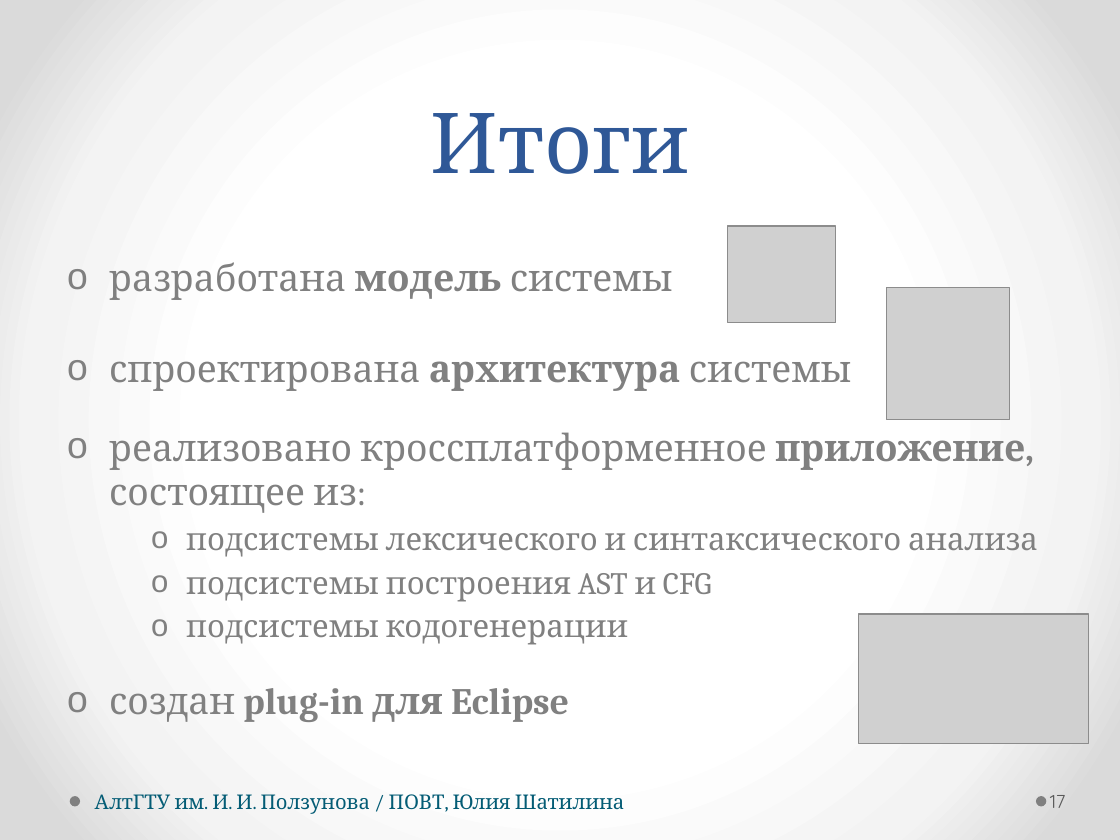
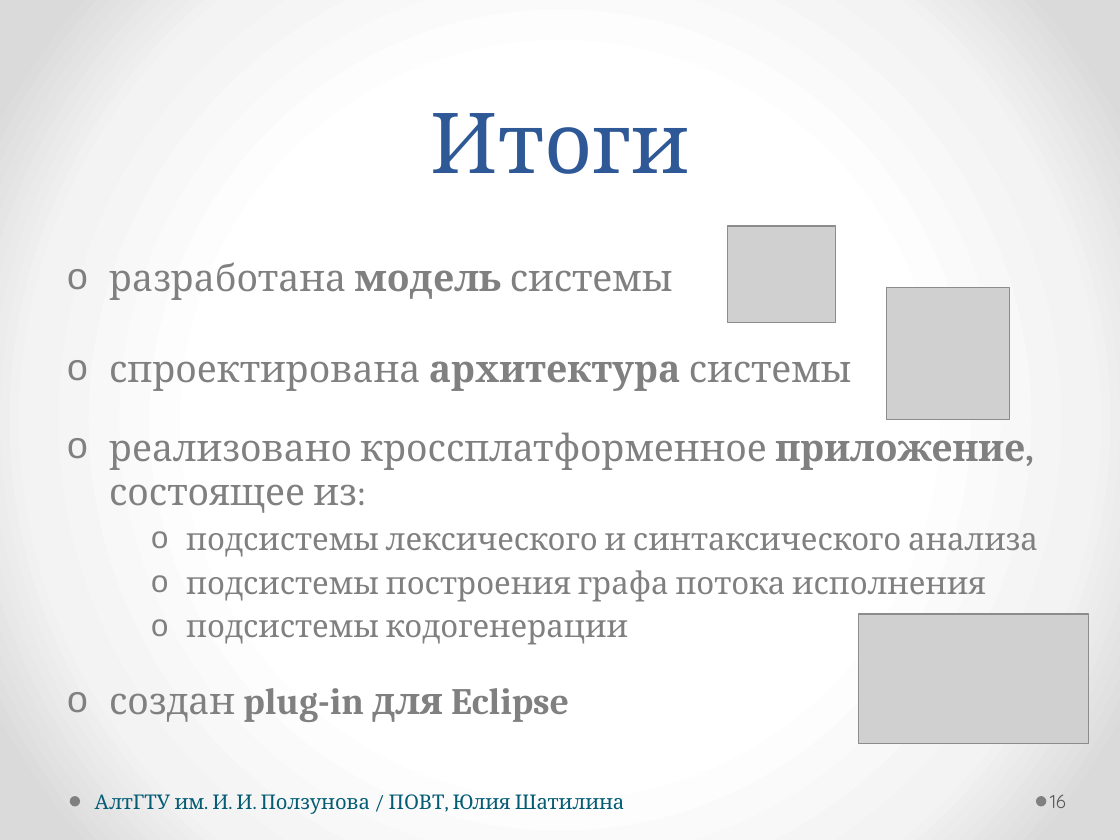
Before and after one commit to hisohito/proto-doc, a slide deck: slide 16 of shatilina.pptx (slide 17 before the commit). Drawn at 1120x840 pixels with LibreOffice and Linux fonts; fonts in the diff are those of the drawing; grey boxes stand for pictures. Boxes give left, top, right and bottom in pixels: in the first picture for what was removed or moved away, otherwise in the second. Text is boxed around its words. In the diff, an @@ line names an element or a change of style, - is before the commit and + after.

```diff
--- a/shatilina.pptx
+++ b/shatilina.pptx
@@ text at <box>186,570,985,602</box>: text changed @@
-      o подсистемы построения AST и CFG
+      o подсистемы построения графа потока исполнения
@@ page number at <box>1050,794,1066,808</box>: text changed @@
-17
+16
```
Also in this commit, not shown: 5 other slides changed, 2 slides removed, 2 other files.
